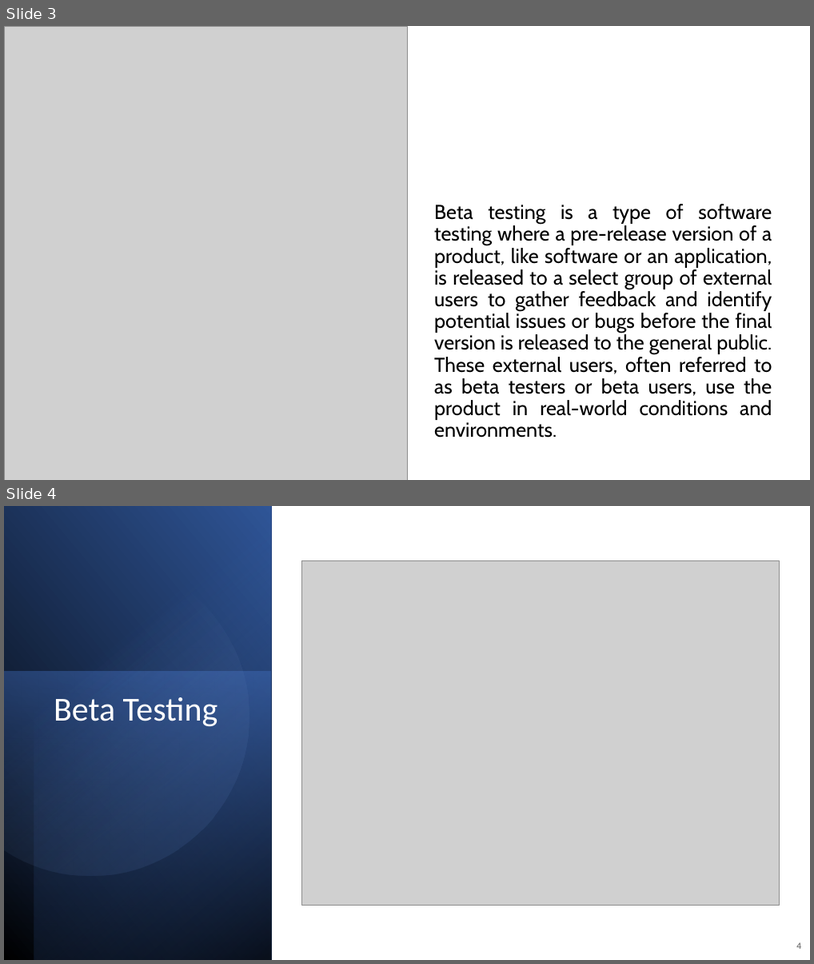
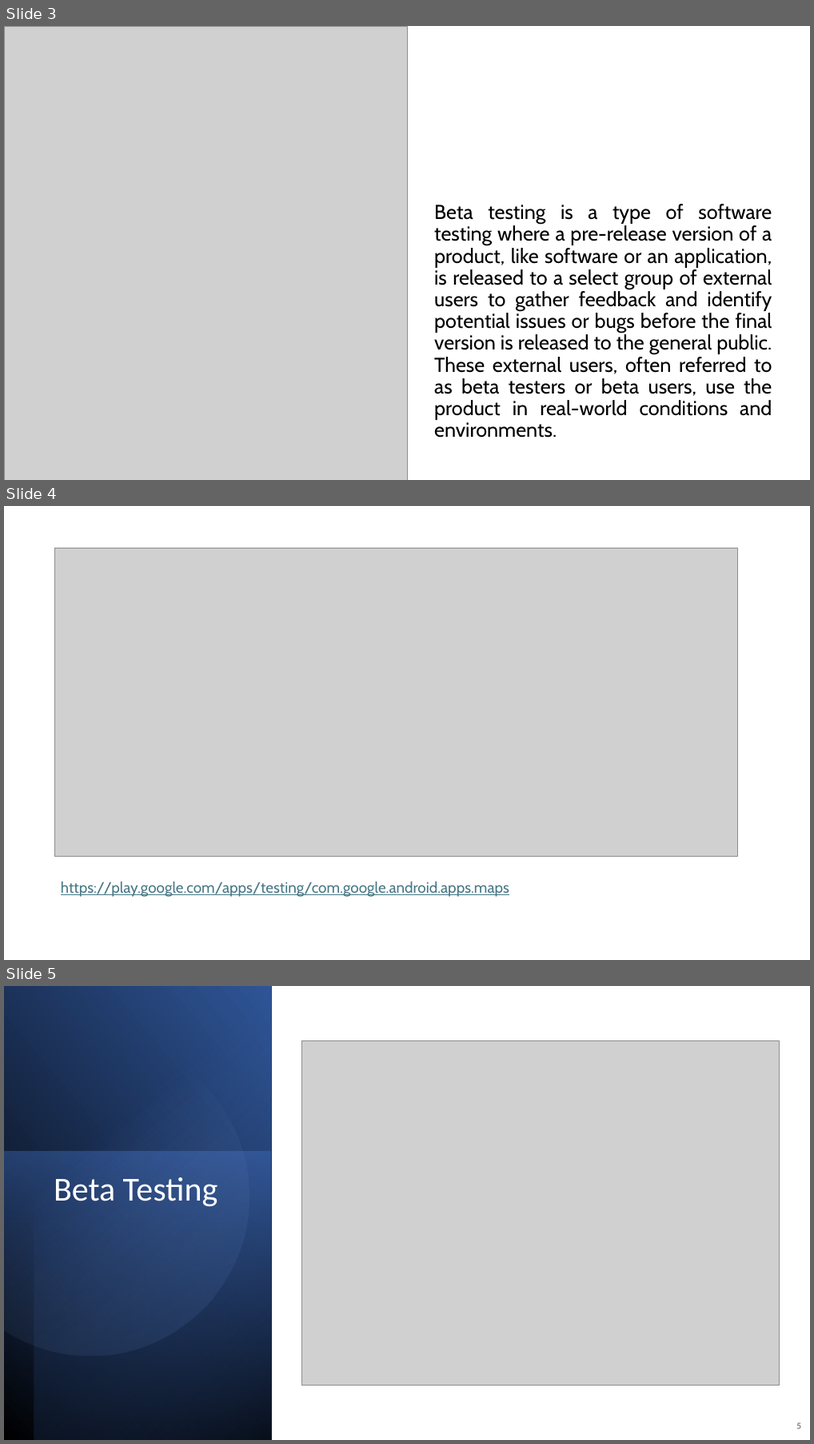
Before and after one commit to kthanasi-git/SW_Engineering, a slide deck: SOFTWARE ENGINEERING/SLIDES/18-Risk Management.pptx. Shown one above the other, each under a label of ours: slides 3 and 4 before the commit, slides 3, 4 and 5 after it. The pictures are 814x964 and 814x1444 pixels, drawn with LibreOffice and Linux fonts; fonts in the diff are those of the drawing; grey boxes stand for pictures. Boxes give left, top, right and bottom in pixels: in the first picture for what was removed or moved away, otherwise in the second. Text is boxed around its words. In the diff, an @@ line names an element or a change of style, - is before the commit and + after.

```diff
--- a/SOFTWARE ENGINEERING/SLIDES/18-Risk Management.pptx
+++ b/SOFTWARE ENGINEERING/SLIDES/18-Risk Management.pptx
@@ slide 4 added at <box>4,506,810,960</box>, background #FFFFFF @@
@@ picture added at <box>55,548,738,856</box> @@
@@ text added at <box>61,881,510,896</box>, 18 pt, text #467886, underline @@
+https://play.google.com/apps/testing/com.google.android.apps.maps
@@ what was slide 4 is now slide 5 @@
@@ page number at <box>797,1422,802,1428</box>: text changed @@
-4
+5
```
Also in this commit, not shown: 10 slides changed, 1 other slide added, 13 other files.
